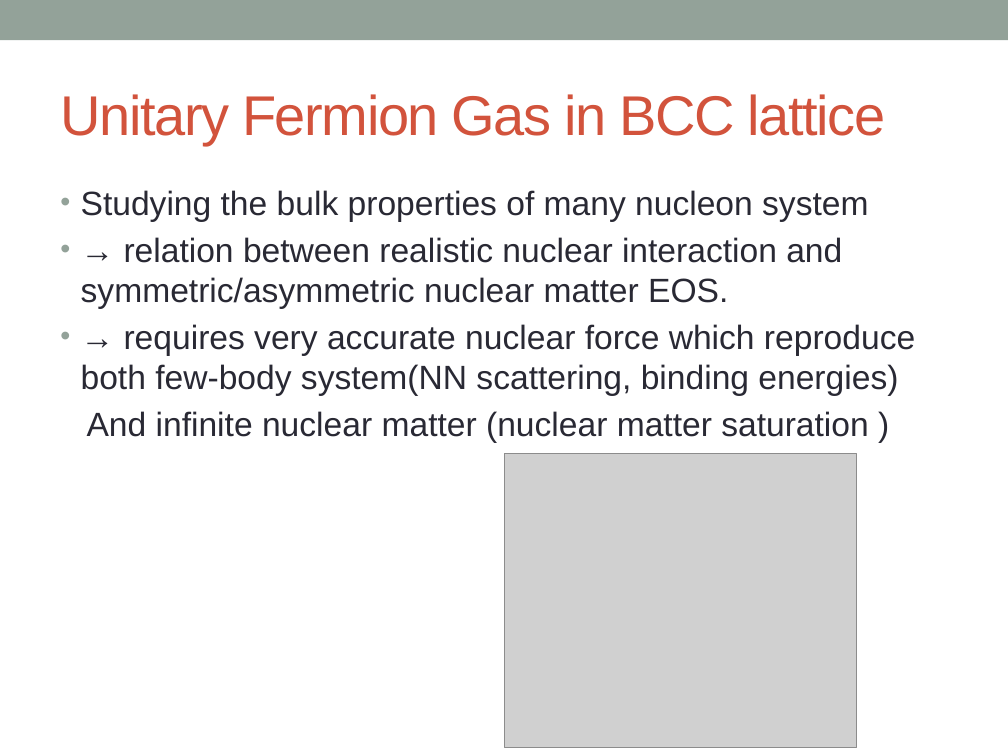
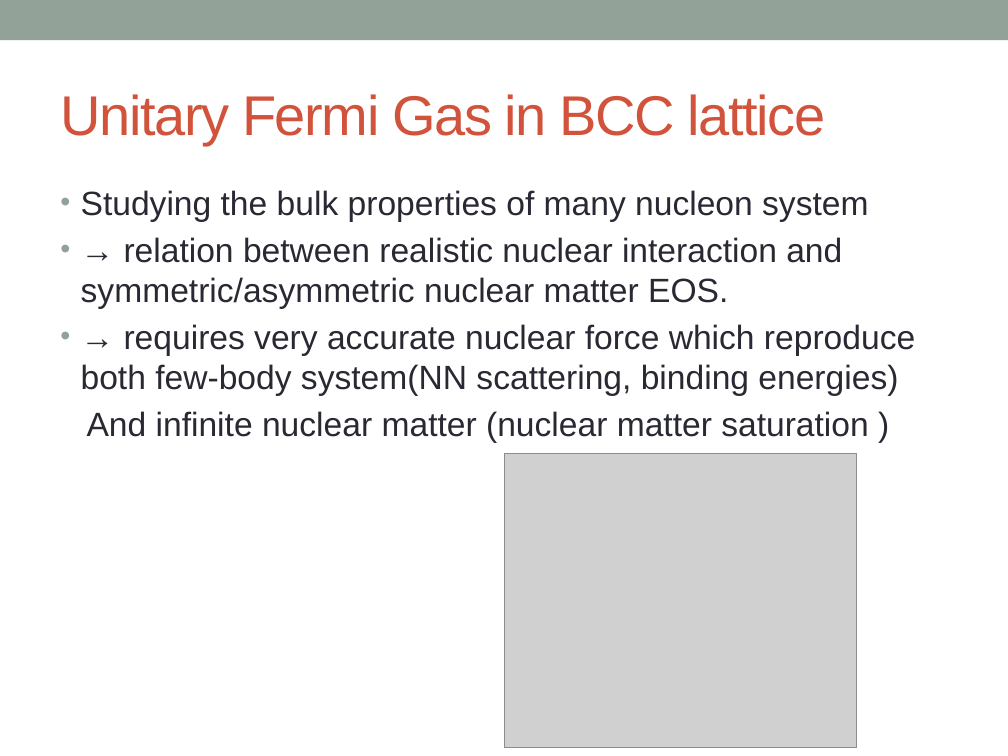
Before and after one commit to alphacentaury-github/NPSS2020, a slide deck: slide 23 of 20211002_BCC_OMEG.pptx (slide 19 before the commit). Drawn at 1008x756 pixels with LibreOffice and Linux fonts; fonts in the diff are those of the drawing; grey boxes stand for pictures. Boxes give left, top, right and bottom in pixels: in the first picture for what was removed or moved away, otherwise in the second. Text is boxed around its words. In the diff, an @@ line names an element or a change of style, - is before the commit and + after.

```diff
--- a/20211002_BCC_OMEG.pptx
+++ b/20211002_BCC_OMEG.pptx
@@ title at bbox=[60, 94, 826, 145]: text changed @@
-Unitary Fermion Gas in BCC lattice
+Unitary Fermi Gas in BCC lattice
```
Also in this commit, not shown: 5 other slides changed, 4 slides added, 2 other files.
